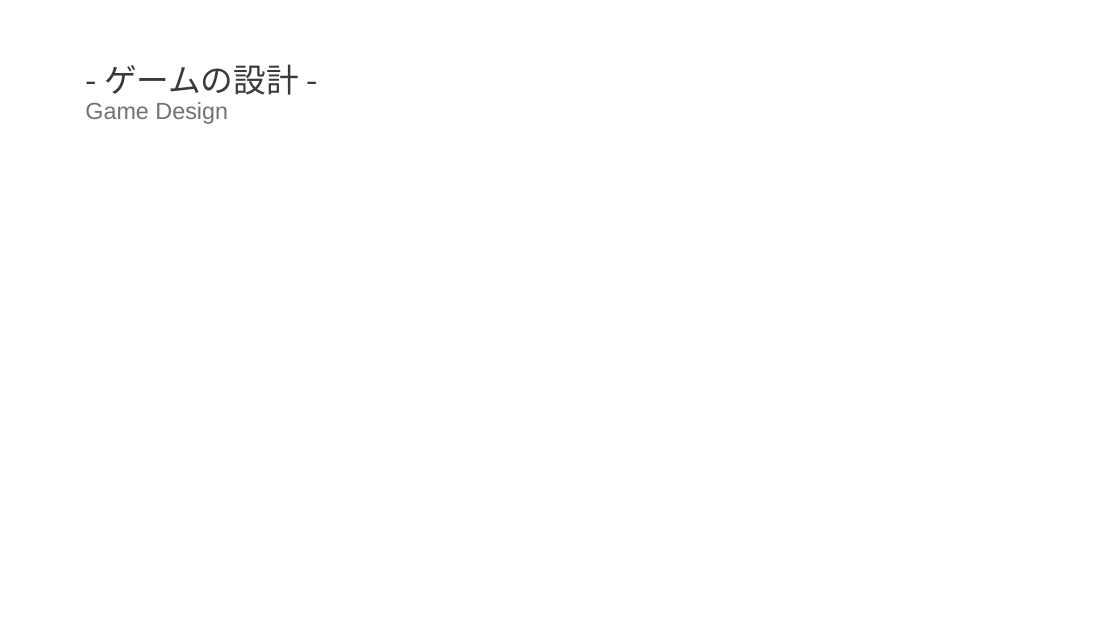
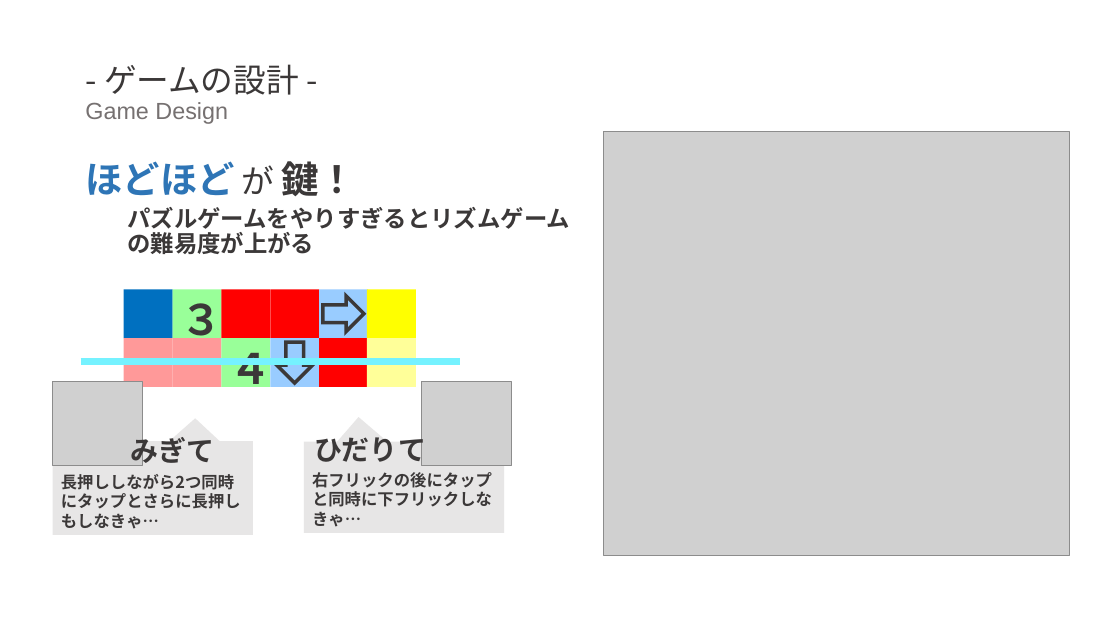
Before and after one commit to sakamana/PuzzleSoundGames, a slide deck: slide 10 of 卒研発表_佐久間.pptx (slide 11 before the commit). Drawn at 1120x630 pixels with LibreOffice and Linux fonts; fonts in the diff are those of the drawing; grey boxes stand for pictures. Boxes give left, top, right and bottom in pixels: in the first picture for what was removed or moved away, otherwise in the second. Text is boxed around its words. In the diff, an @@ line names an element or a change of style, - is before the commit and + after.

```diff
--- a/卒研発表_佐久間.pptx
+++ b/卒研発表_佐久間.pptx
@@ picture added at (x1=604, y1=132, x2=1070, y2=555) @@
@@ text added at (x1=85, y1=161, x2=570, y2=254), 20 pt, text #3B3838, bold @@
+ほどほどが鍵！
+  パズルゲームをやりすぎるとリズムゲームの難易度が上がる
@@ picture added at (x1=53, y1=381, x2=143, y2=465) @@
@@ group added at (x1=81, y1=289, x2=460, y2=387): 12 rectangles, 2 right arrows, 1 line @@
+３
+４
@@ picture added at (x1=422, y1=381, x2=512, y2=465) @@
@@ speech box added at (x1=53, y1=441, x2=254, y2=535), fill #E7E6E6, 14 pt, text #3B3838, bold @@
+長押ししながら2つ同時にタップとさらに長押しもしなきゃ…
@@ text added at (x1=130, y1=433, x2=214, y2=466), 24 pt, text #3B3838, bold @@
+みぎて
@@ speech box added at (x1=304, y1=442, x2=505, y2=534), fill #E7E6E6, 14 pt, text #3B3838, bold @@
+右フリックの後にタップと同時に下フリックしなきゃ…
@@ text added at (x1=314, y1=432, x2=426, y2=466), 24 pt, text #3B3838, bold @@
+ひだりて
```
Also in this commit, not shown: 2 other slides changed, 1 slide removed.
